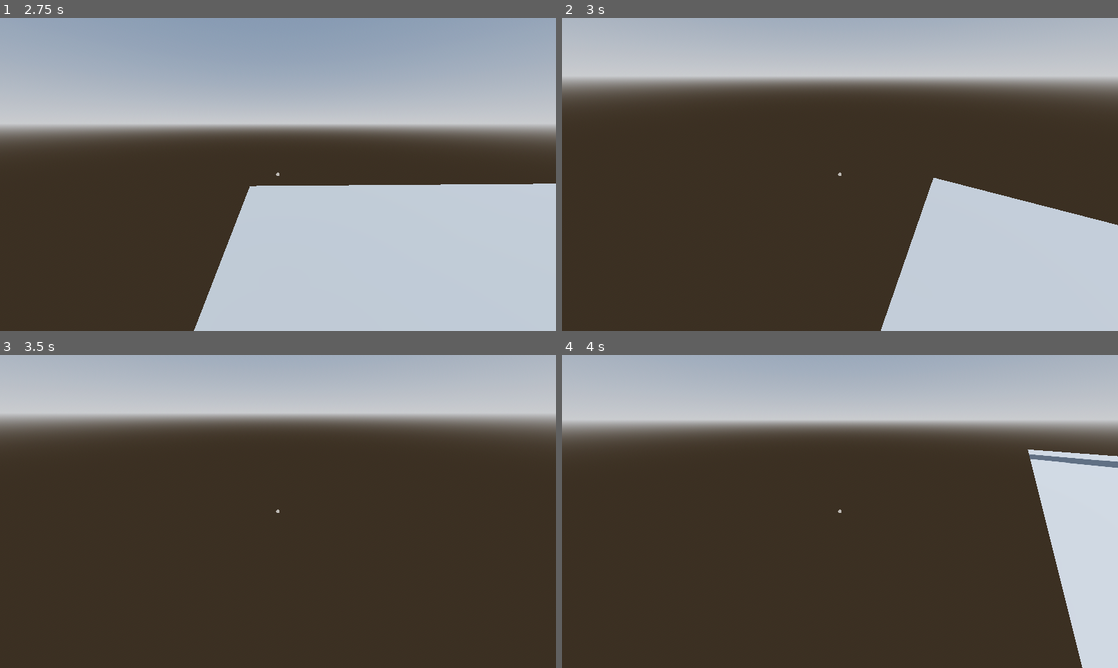
Above: before the commit, frames 1-4 (two rows, left to right).
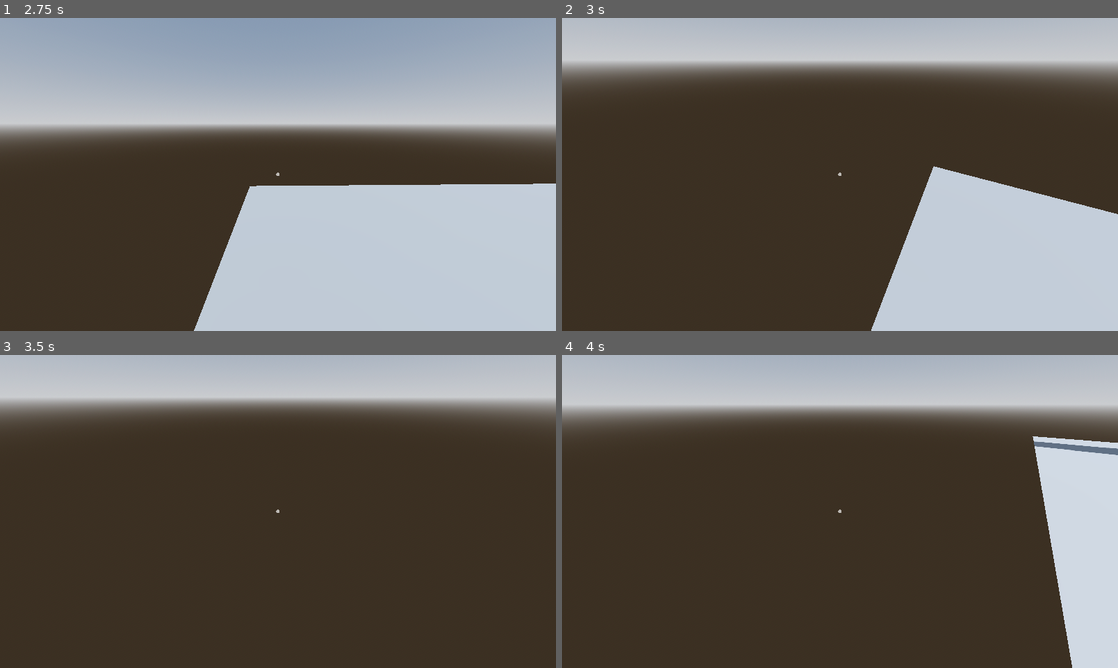
Above: after the commit, the same moments.

Repository: Octoan1/Respawn-Game-Jam-2025
Game: Godot game, scene res://scenes/main.tscn
The game is run twice, just before and just after one commit, with the same random seed, the same clock (stepped at 60 frames per second) and the same inputs.
Inputs (mouse positions are in pixels of both pictures, inside the frame that each line leads up to):
- Up to frame 1 (2.75 s): move the mouse to (400, 158) at 0.52 s; hold D (move_right) 0.53-1.28 s; click (400, 158) at 0.67 s; tap Space (jump) at 0.77, 1.52 s; move the mouse to (250, 174) at 1.27 s; hold W (move_forward) from 1.28 s (still down); move the mouse to (289, 168) at 2.02 s
- Up to frame 2 (3 s): keep holding W (move_forward); move the mouse to (834, 180) at 2.77 s
- Up to frame 3 (3.5 s): keep holding W (move_forward); tap Space (jump) at 3.02 s
- Up to frame 4 (4 s): keep holding W (move_forward); move the mouse to (878, 514) at 3.52 s; tap Space (jump) at 3.77 s

Frame 1 is identical in both runs. In frame 2, 12% of the frame differs, in the area x 0-100%, y 14-100%; in frame 3, 9.8%; in frame 4, 11%.

Commit message:
changed player script
- changed the player script so that players can look directly vertical
- also deleted extra player scene

Diff:
--- a/scenes/player.tscn
+++ /dev/null
@@ -1,23 +0,0 @@
-[gd_scene load_steps=4 format=3 uid="uid://darvcxa2vest2"]
-
-[ext_resource type="Script" path="res://scenes/player.gd" id="1_3vyb7"]
-
-[sub_resource type="CapsuleShape3D" id="CapsuleShape3D_u8vuu"]
-
-[sub_resource type="CapsuleMesh" id="CapsuleMesh_3vyb7"]
-
-[node name="Player" type="CharacterBody3D"]
-script = ExtResource("1_3vyb7")
-
-[node name="CollisionShape3D" type="CollisionShape3D" parent="."]
-shape = SubResource("CapsuleShape3D_u8vuu")
-
-[node name="MeshInstance3D" type="MeshInstance3D" parent="."]
-cast_shadow = 0
-gi_mode = 0
-mesh = SubResource("CapsuleMesh_3vyb7")
-
-[node name="Neck" type="Node3D" parent="."]
-transform = Transform3D(1, 0, 0, 0, 1, 0, 0, 0, 1, 0, 0.5, 0)
-
-[node name="Camera3D" type="Camera3D" parent="Neck"]
--- a/scenes/player/player.gd
+++ b/scenes/player/player.gd
@@ -15,10 +15,11 @@
 	elif event.is_action_pressed("ui_cancel"):
 		Input.set_mouse_mode(Input.MOUSE_MODE_VISIBLE)
 	if Input.get_mouse_mode() == Input.MOUSE_MODE_CAPTURED:
+
 		if event is InputEventMouseMotion:
 			neck.rotate_y(-event.relative.x * 0.01)
 			camera.rotate_x(-event.relative.y * 0.01)
-			camera.rotation.x = clamp(camera.rotation.x, deg_to_rad(-30), deg_to_rad(60))
+			camera.rotation.x = clamp(camera.rotation.x, deg_to_rad(-90), deg_to_rad(90))
 
 
 func _physics_process(delta: float) -> void:
